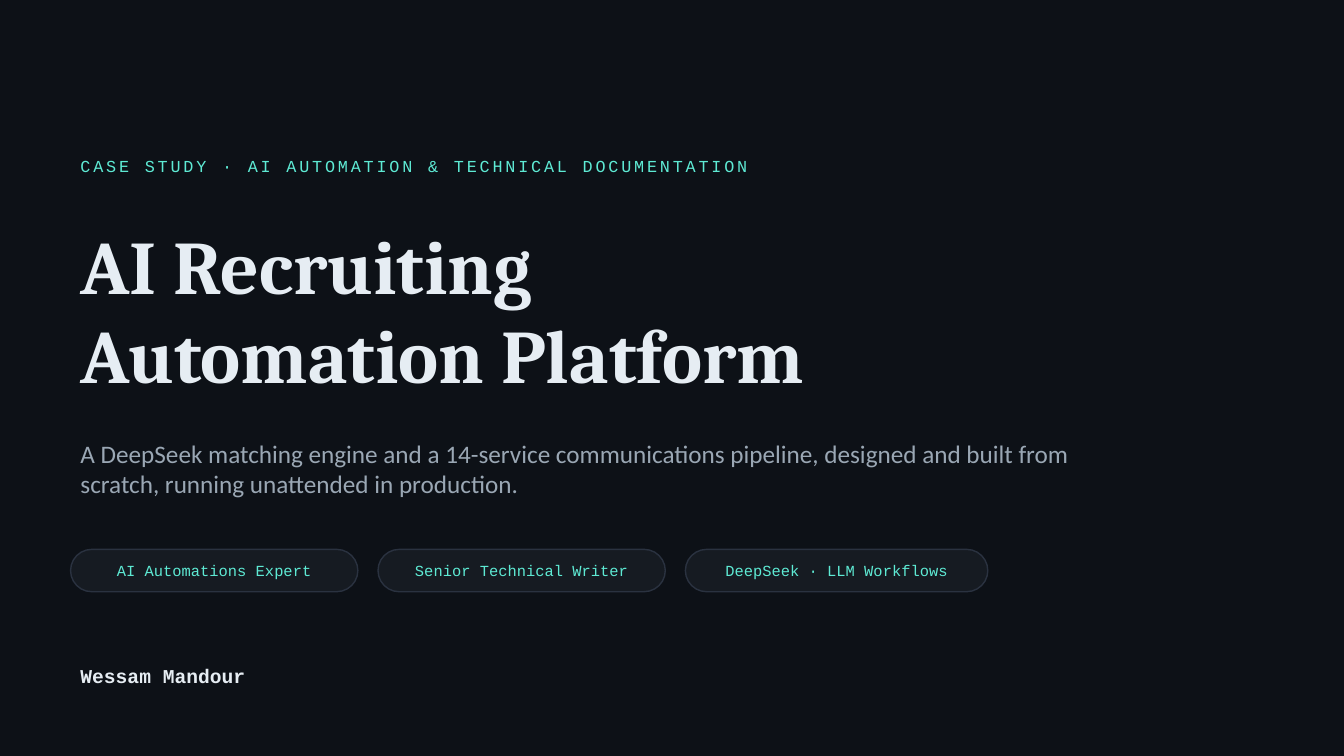
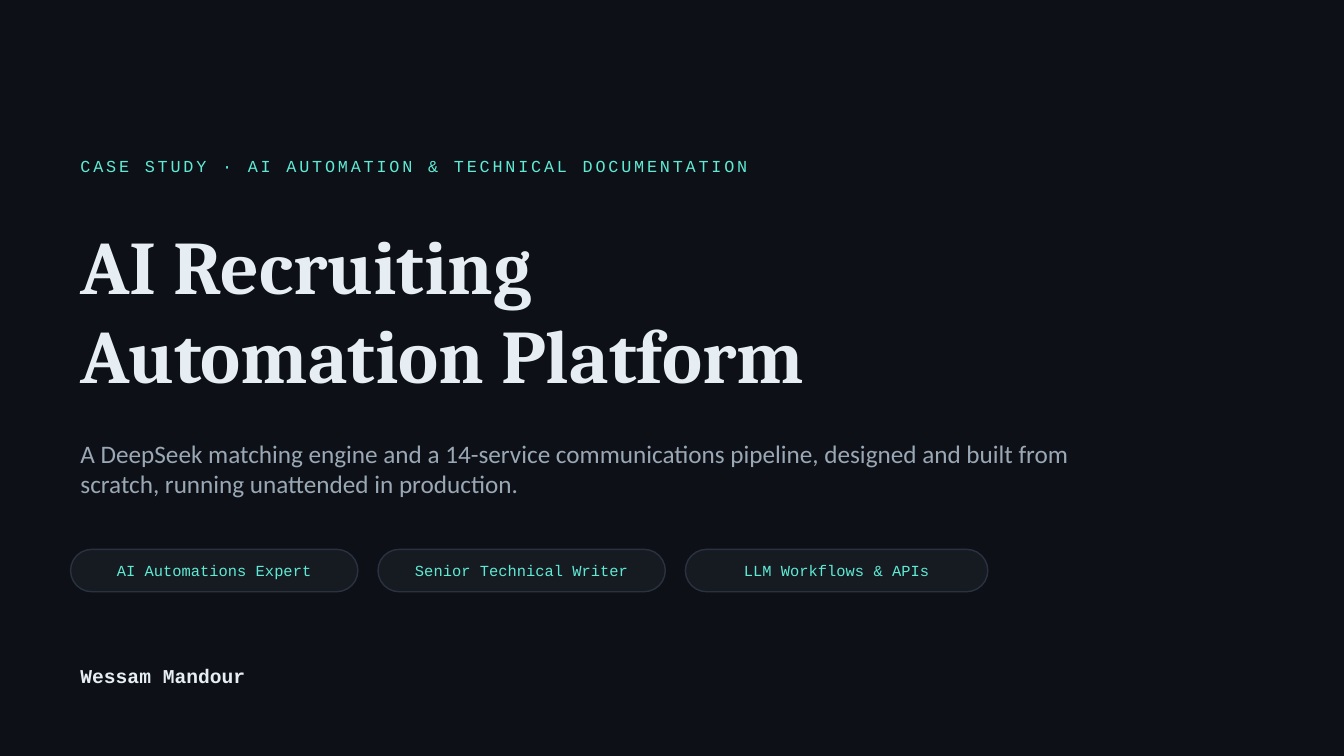
Before and after one commit to Wessam-Mandour/Wessam-Mandour.github.io, a slide deck: slide 1 of deck/AI-Recruiting-Automation-Portfolio.pptx. Drawn at 1344x756 pixels with LibreOffice and Linux fonts; fonts in the diff are those of the drawing. Boxes give left, top, right and bottom in pixels: in the first picture for what was removed or moved away, otherwise in the second. Text is boxed around its words. In the diff, an @@ line names an element or a change of style, - is before the commit and + after.

```diff
--- a/deck/AI-Recruiting-Automation-Portfolio.pptx
+++ b/deck/AI-Recruiting-Automation-Portfolio.pptx
@@ text at [744, 565, 929, 576]: text changed @@
-DeepSeek · LLM Workflows
+LLM Workflows & APIs
```
Also in this commit, not shown: 2 other slides changed, 9 other files.
